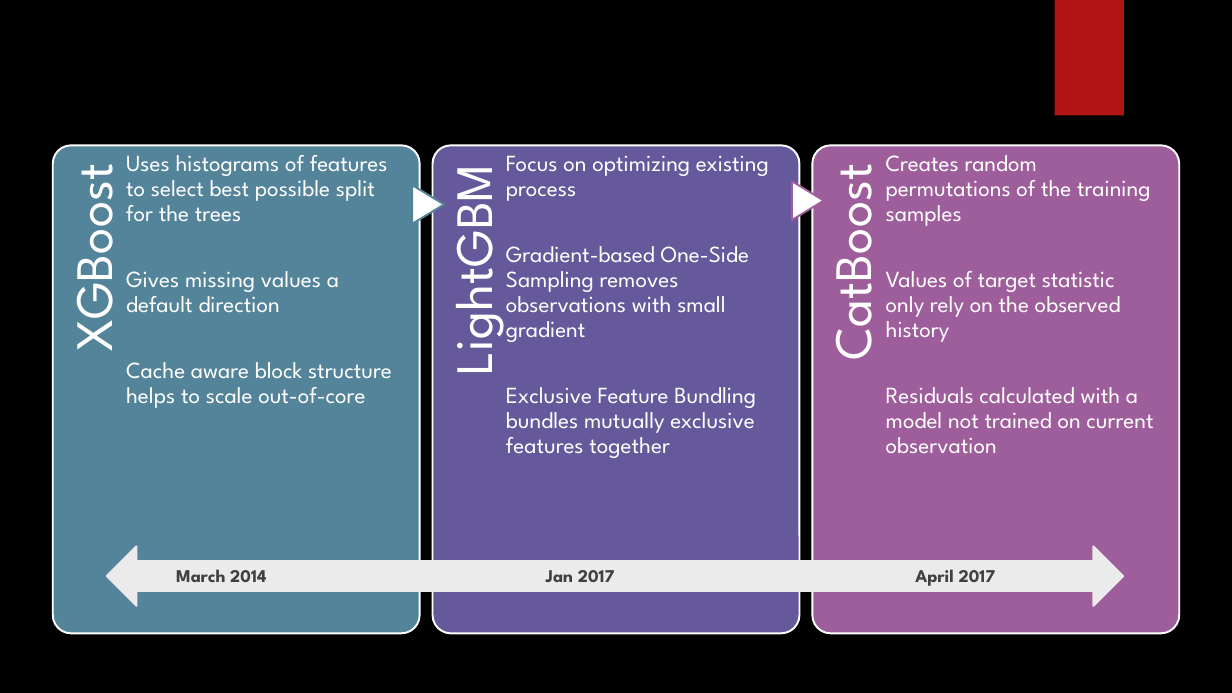
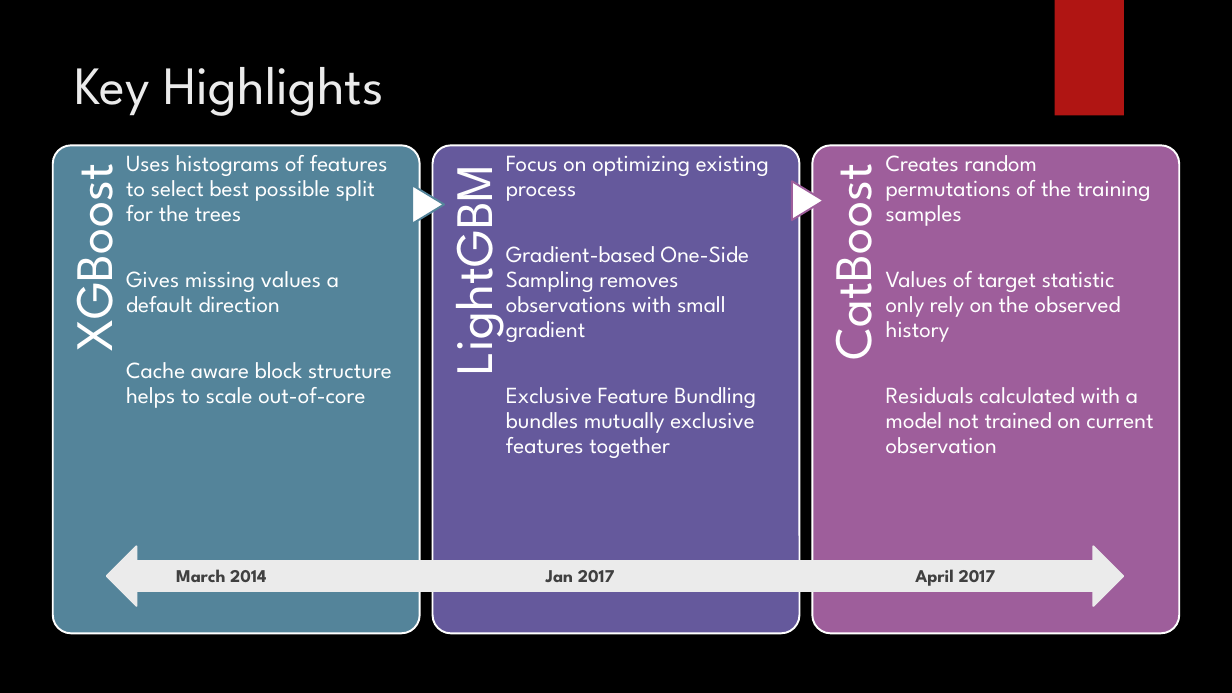
Before and after one commit to mohannishant6/MSc-Thesis, a slide deck: slide 6 of GBDT.pptx (slide 5 before the commit). Drawn at 1232x693 pixels with LibreOffice and Linux fonts; fonts in the diff are those of the drawing; background and template pictures are left out. Boxes give left, top, right and bottom in pixels: in the first picture for what was removed or moved away, otherwise in the second. Text is boxed around its words. In the diff, an @@ line names an element or a change of style, - is before the commit and + after.

```diff
--- a/GBDT.pptx
+++ b/GBDT.pptx
@@ title added at <box>75,67,384,116</box>, 42 pt, text #EBEBEB @@
+Key Highlights
```
Also in this commit, not shown: 7 other slides changed, 11 slides added, 1 slide removed, 2 other files.
